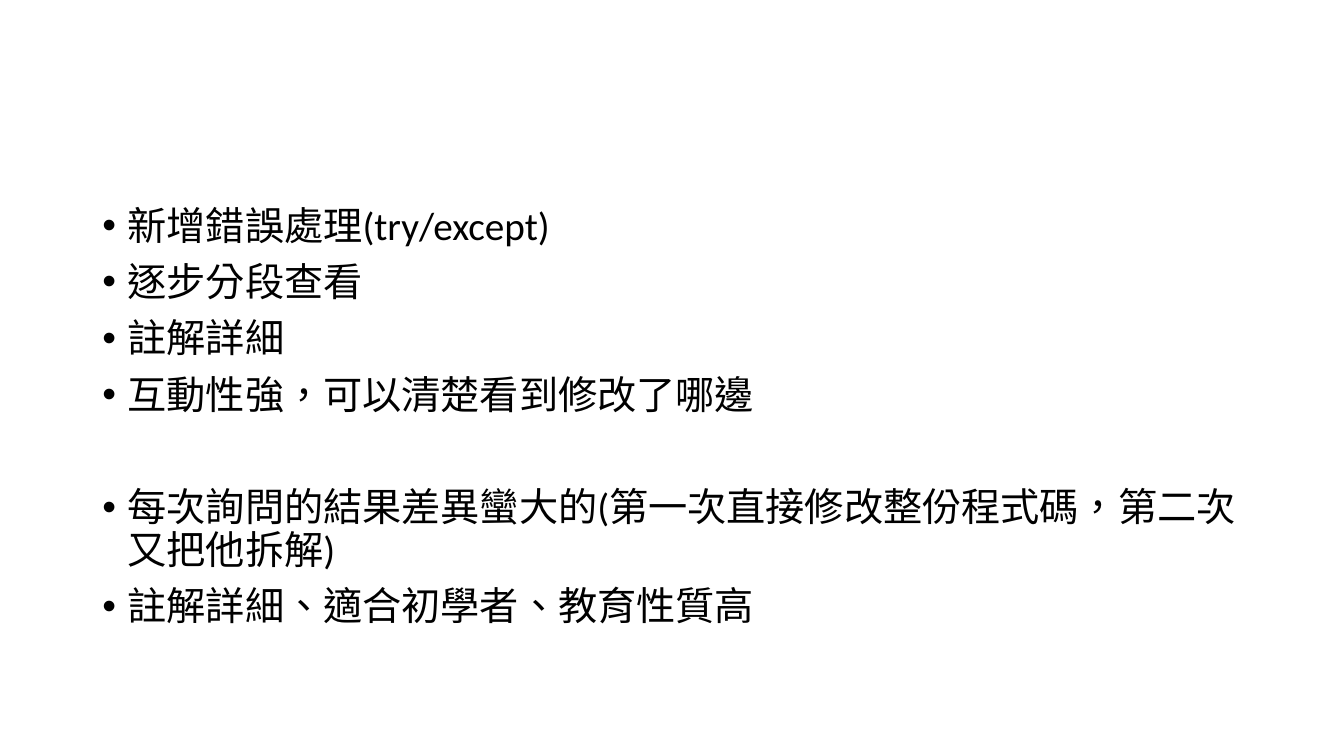
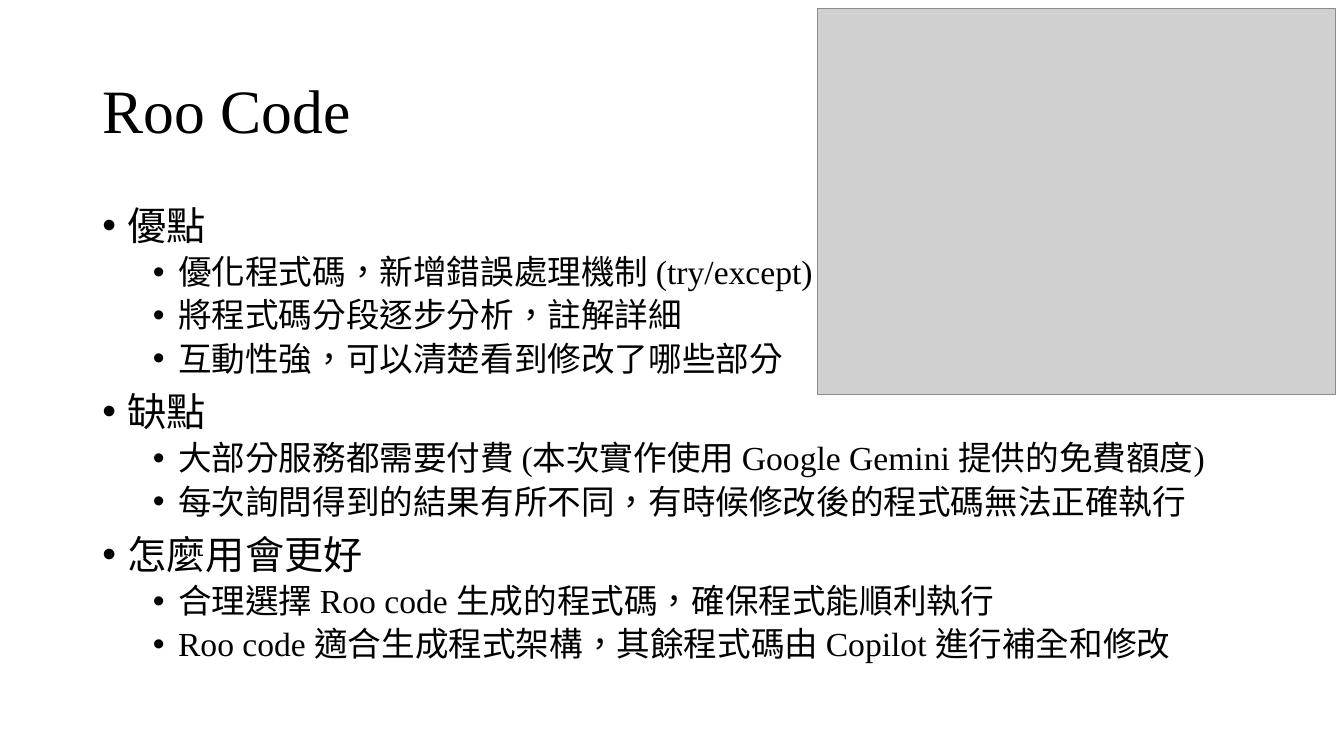
Before and after one commit to Teng91/RESTful-server-with-APIs, a slide deck: slide 16 of SW2_Backend_Handson_Practice_v3.pptx (slide 8 before the commit). Drawn at 1344x756 pixels with LibreOffice and Linux fonts; fonts in the diff are those of the drawing; grey boxes stand for pictures. Boxes give left, top, right and bottom in pixels: in the first picture for what was removed or moved away, otherwise in the second. Text is boxed around its words. In the diff, an @@ line names an element or a change of style, - is before the commit and + after.

```diff
--- a/SW2_Backend_Handson_Practice_v3.pptx
+++ b/SW2_Backend_Handson_Practice_v3.pptx
@@ picture added at box(818, 9, 1336, 395) @@
@@ title added at box(102, 90, 350, 134), 44 pt, text #000000 @@
+Roo Code
@@ text at box(128, 207, 1204, 663): text changed; size 28 to 24 pt; font Calibri to Times New Roman @@
-• 新增錯誤處理(try/except)
-• 逐步分段查看
-• 註解詳細
-• 互動性強，可以清楚看到修改了哪邊
-• 每次詢問的結果差異蠻大的(第一次直接修改整份程式碼，第二次又把他拆解)
-• 註解詳細、適合初學者、教育性質高
+• 優點
+  • 優化程式碼，新增錯誤處理機制 (try/except)
+  • 將程式碼分段逐步分析，註解詳細
+  • 互動性強，可以清楚看到修改了哪些部分
+• 缺點
+  • 大部分服務都需要付費 (本次實作使用 Google Gemini 提供的免費額度)
+  • 每次詢問得到的結果有所不同，有時候修改後的程式碼無法正確執行
+• 怎麼用會更好
+  • 合理選擇 Roo code 生成的程式碼，確保程式能順利執行
+  • Roo code 適合生成程式架構，其餘程式碼由 Copilot 進行補全和修改
```
Also in this commit, not shown: 1 other slide changed, 11 slides added, 6 slides removed, 5 other files.
